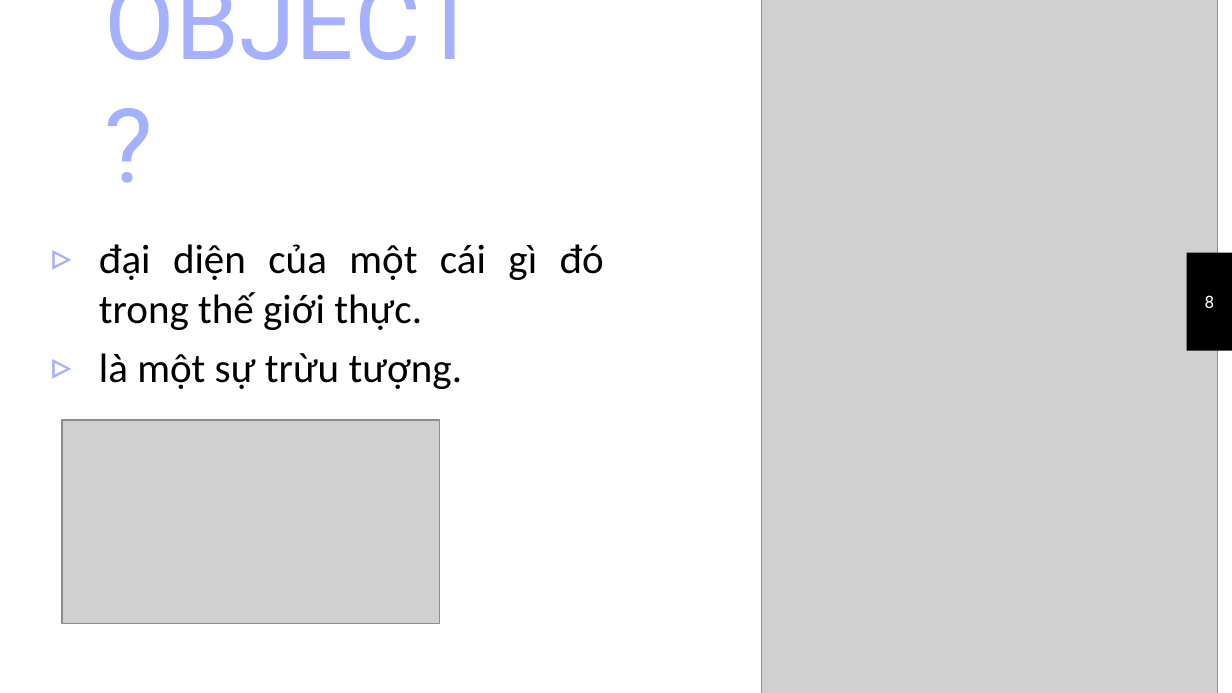
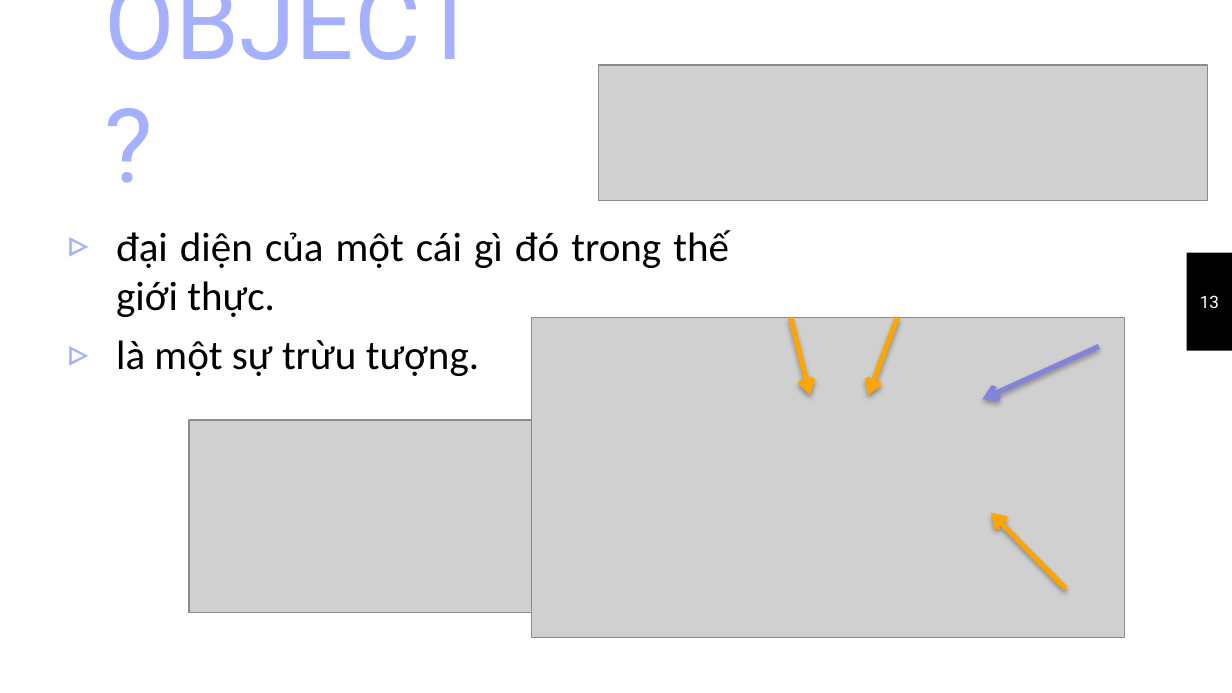
Before and after one commit to VoLeKhanhDuy/XDPM_HDT, a slide deck: slide 13 of chuong 4.pptx (slide 8 before the commit). Drawn at 1232x693 pixels with LibreOffice and Linux fonts; fonts in the diff are those of the drawing; grey boxes stand for pictures; background and template pictures are left out. Boxes give left, top, right and bottom in pixels: in the first picture for what was removed or moved away, otherwise in the second. Text is boxed around its words. In the diff, an @@ line names an element or a change of style, - is before the commit and + after.

```diff
--- a/chuong 4.pptx
+++ b/chuong 4.pptx
@@ picture removed at (761,0,1217,693) @@
@@ picture added at (599,65,1207,201) @@
@@ subtitle "đại diện của một cái ..." rewrapped from (99,244,604,389) to (116,230,729,376) @@
@@ page number at (1200,295,1219,308): text changed @@
-8
+13
@@ picture: place and size @@
-picture at (62,420,439,623)
+picture at (531,318,1124,638)
@@ arrow added from (791, 318) to (809, 395), #FFA500 3 pt @@
@@ arrow added from (897, 318) to (869, 395), #FFA500 3 pt @@
@@ arrow added from (1099, 346) to (982, 399), #8184D9 3 pt @@
@@ page number at (1200,350,1219,358): text changed @@
-8
+13
@@ picture added at (190,420,532,612) @@
@@ arrow added from (1066, 588) to (991, 513), #FFA500 3 pt @@
```
Also in this commit, not shown: 13 other slides changed, 35 slides added, 25 slides removed, 3 other files.
